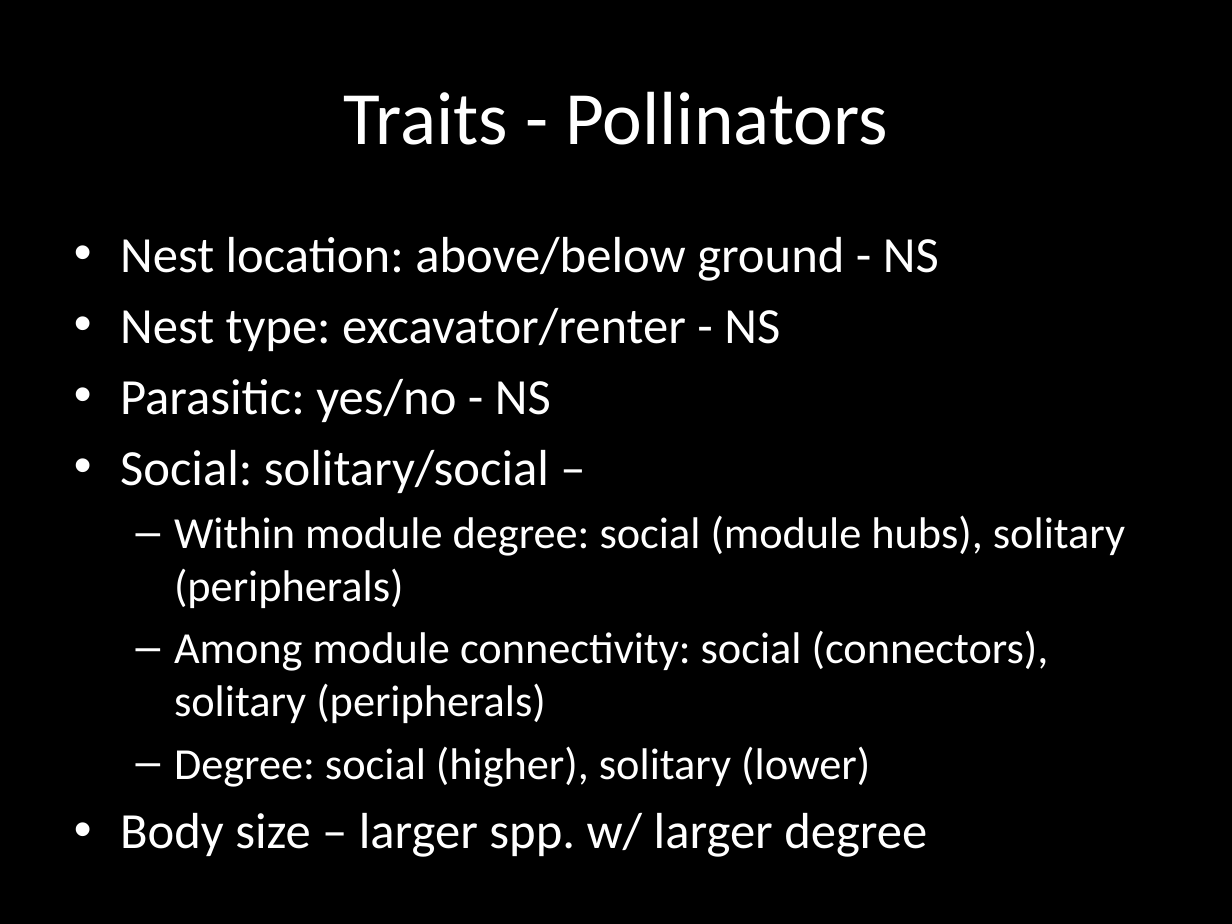
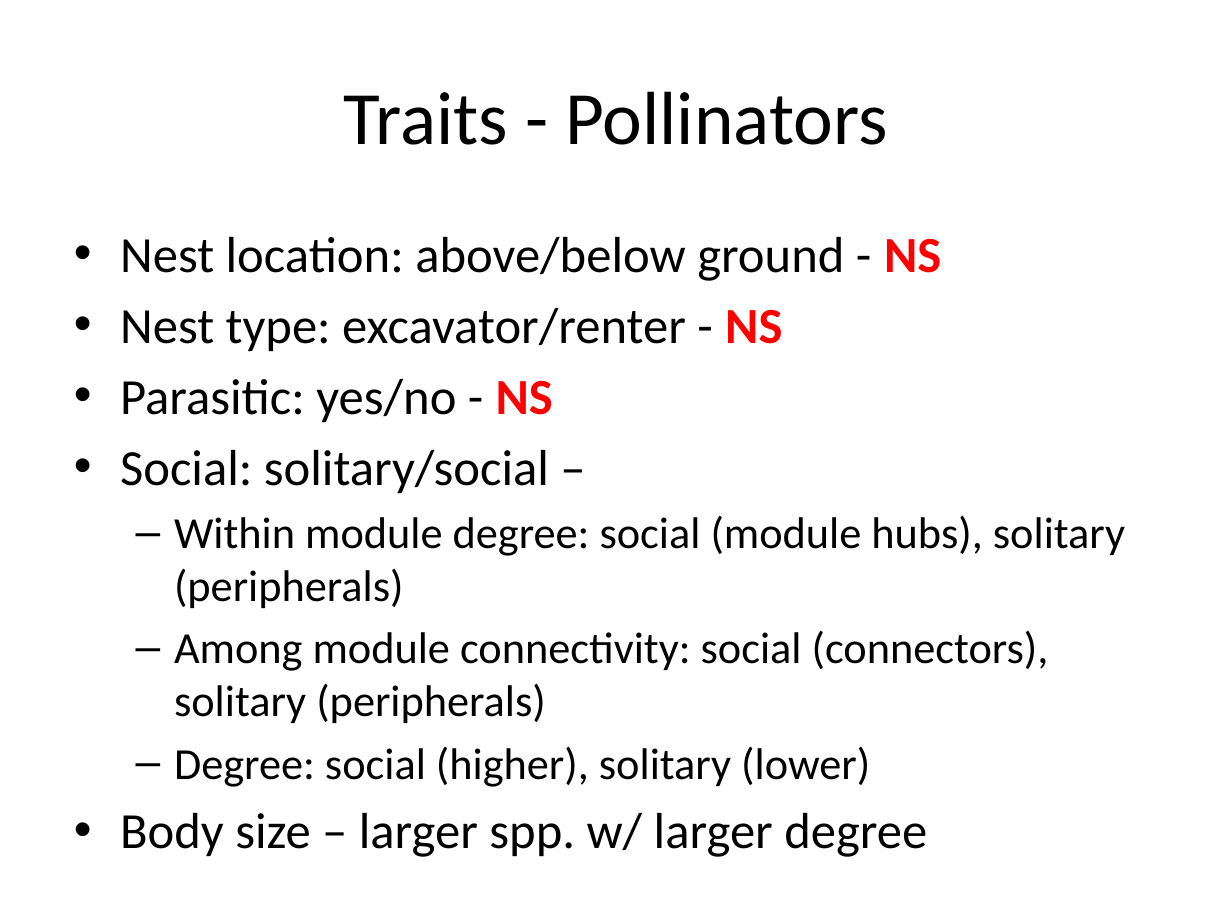
Before and after one commit to sckott/talks, a slide deck: slide 15 of canpolintalk/scott.pptx (slide 10 before the commit). Drawn at 1232x924 pixels with LibreOffice and Linux fonts; fonts in the diff are those of the drawing. Boxes give left, top, right and bottom in pixels: in the first picture for what was removed or moved away, otherwise in the second. Text is boxed around its words. In the diff, an @@ line names an element or a change of style, - is before the commit and + after.

```diff
--- a/canpolintalk/scott.pptx
+++ b/canpolintalk/scott.pptx
@@ background #000000 to #FFFFFF @@
@@ title "Traits - Pollinators" at <box>344,91,887,145</box>: text colour #FFFFFF to #000000 @@
@@ text "Nest location: above/below ground - ..." at <box>120,237,1125,857</box>: text colour #FFFFFF to #000000; text colour #FFFFFF to #FF0000, bold on in "NS", "NS", "NS" @@
```
Also in this commit, not shown: 15 other slides changed, 14 slides added, 2 slides removed, 11 other files.
